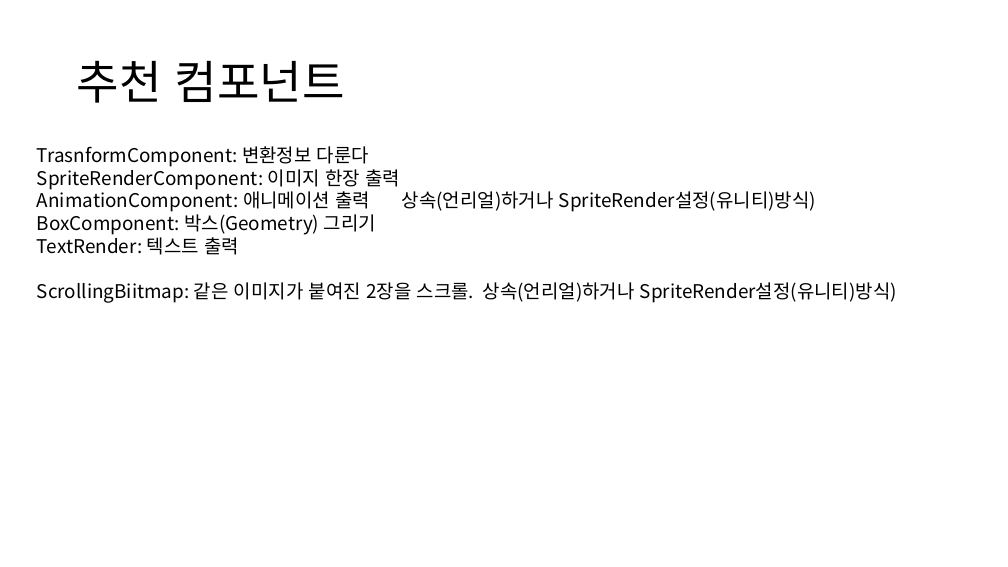
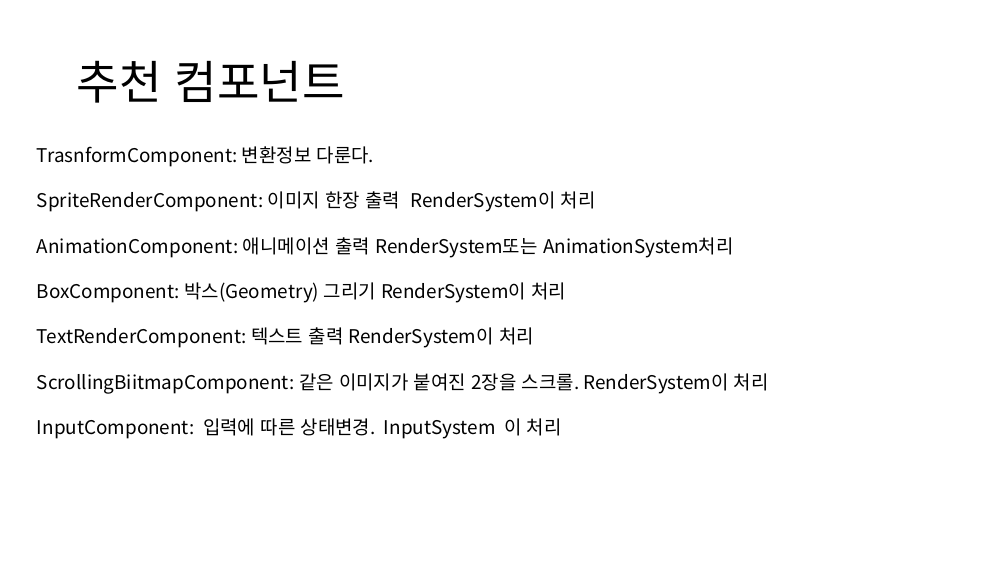
Before and after one commit to ldw9981/Direct2D_1.4, a slide deck: slide 12 of ppt/GameObject.pptx. Drawn at 1008x567 pixels with LibreOffice and Linux fonts; fonts in the diff are those of the drawing. Boxes give left, top, right and bottom in pixels: in the first picture for what was removed or moved away, otherwise in the second. Text is boxed around its words. In the diff, an @@ line names an element or a change of style, - is before the commit and + after.

Commit message:
update

```diff
--- a/ppt/GameObject.pptx
+++ b/ppt/GameObject.pptx
@@ text at box(37, 146, 769, 439): text changed @@
-TrasnformComponent: 변환정보 다룬다
-SpriteRenderComponent: 이미지 한장 출력
-AnimationComponent: 애니메이션 출력 상속(언리얼)하거나 SpriteRender설정(유니티)방식)
-BoxComponent: 박스(Geometry) 그리기
-TextRender: 텍스트 출력
-ScrollingBiitmap: 같은 이미지가 붙여진 2장을 스크롤. 상속(언리얼)하거나 SpriteRender설정(유니티)방식)
+TrasnformComponent: 변환정보 다룬다.
+SpriteRenderComponent: 이미지 한장 출력 RenderSystem이 처리
+AnimationComponent: 애니메이션 출력 RenderSystem또는 AnimationSystem처리
+BoxComponent: 박스(Geometry) 그리기 RenderSystem이 처리
+TextRenderComponent: 텍스트 출력 RenderSystem이 처리
+ScrollingBiitmapComponent: 같은 이미지가 붙여진 2장을 스크롤. RenderSystem이 처리
+InputComponent: 입력에 따른 상태변경. InputSystem 이 처리
```
